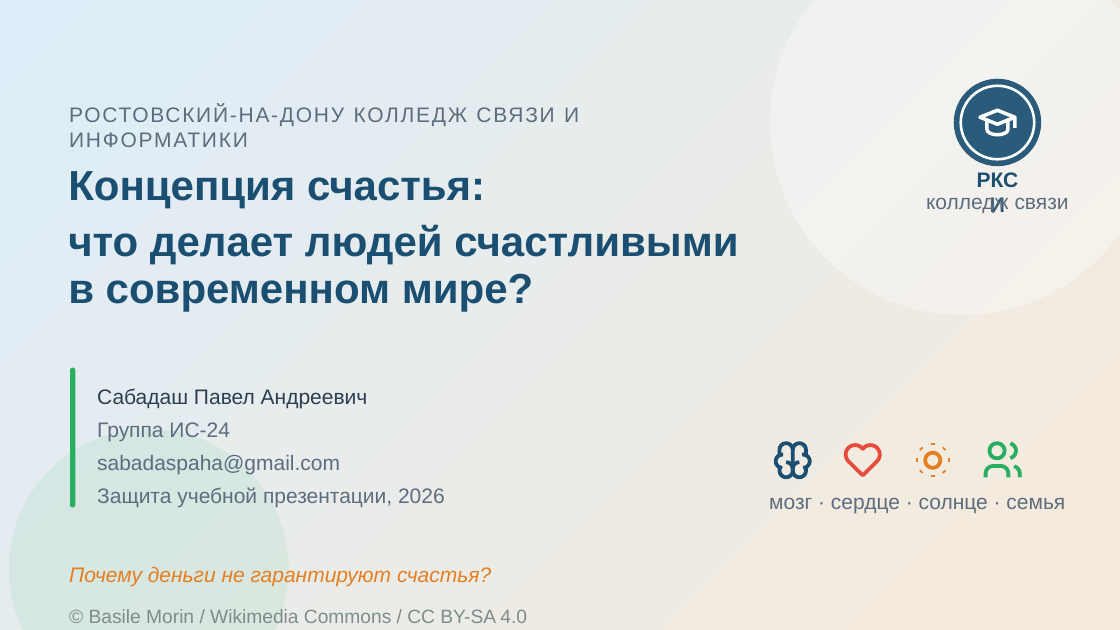
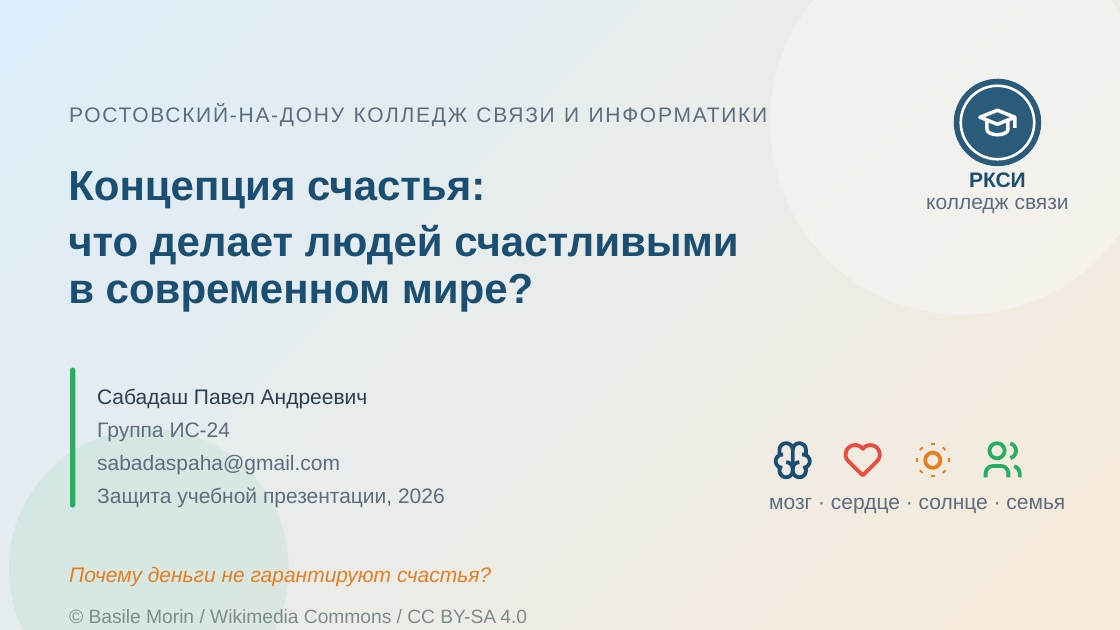
Before and after one commit to Pavel1778/Presentation-happy, a slide deck: slide 1 of .agents/projects/happiness_concept_ppt169_20261007/exports/happiness_concept_v5.pptx. Drawn at 1120x630 pixels with LibreOffice and Linux fonts; fonts in the diff are those of the drawing; background and template pictures are left out. Boxes give left, top, right and bottom in pixels: in the first picture for what was removed or moved away, otherwise in the second. Text is boxed around its words. In the diff, an @@ line names an element or a change of style, - is before the commit and + after.

```diff
--- a/.agents/projects/happiness_concept_ppt169_20261007/exports/happiness_concept_v5.pptx
+++ b/.agents/projects/happiness_concept_ppt169_20261007/exports/happiness_concept_v5.pptx
@@ text "РОСТОВСКИЙ-НА-ДОНУ КОЛЛЕДЖ СВЯЗИ И ИНФОРМАТИКИ" rewrapped from <box>69,105,579,147</box> to <box>69,105,768,126</box> @@
@@ text "РКСИ" rewrapped from <box>970,166,1026,199</box> to <box>969,172,1026,187</box> @@
```
Also in this commit, not shown: 14 other slides changed, 40 other files.
